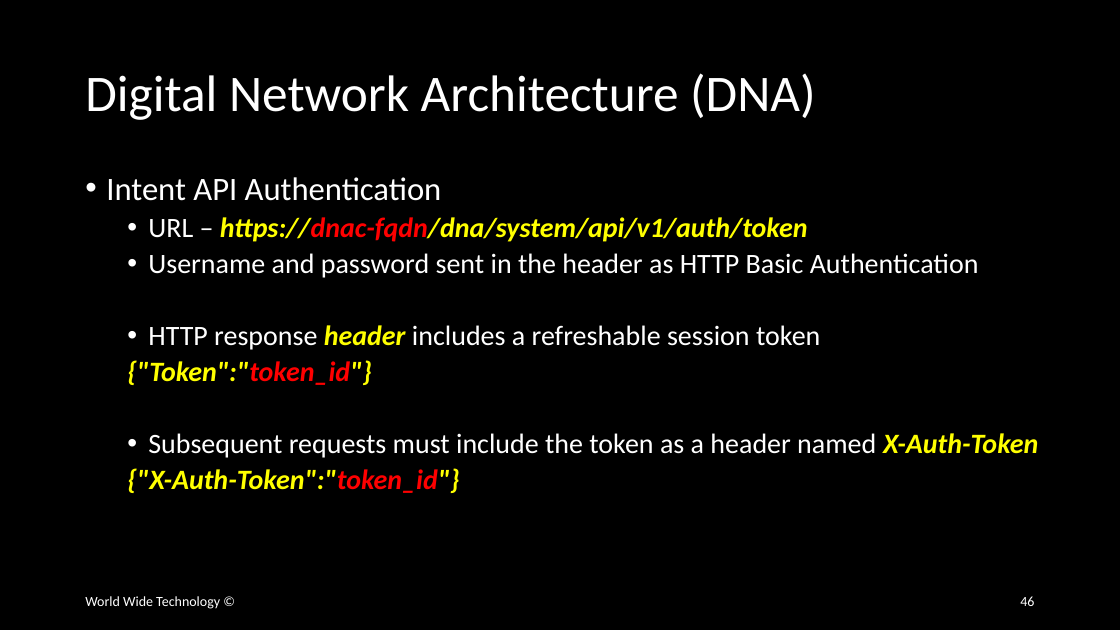
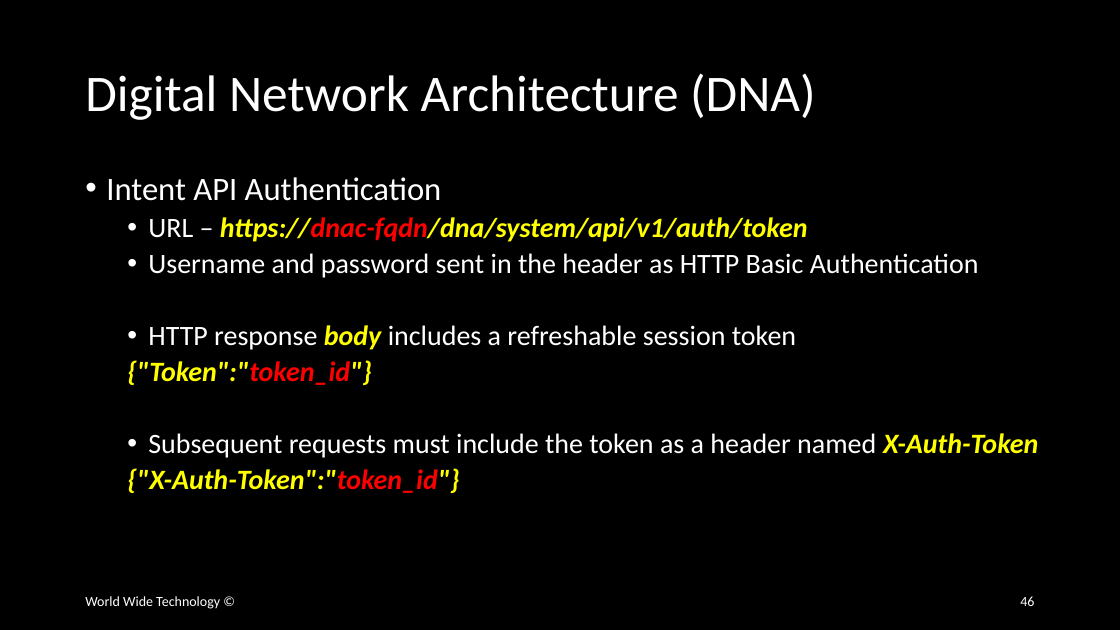
Before and after one commit to wwt/curl-requests-foundations, a slide deck: slide 46 of curl-requests-foundations.pptx. Drawn at 1120x630 pixels with LibreOffice and Linux fonts; fonts in the diff are those of the drawing. Boxes give left, top, right and bottom in pixels: in the first picture for what was removed or moved away, otherwise in the second. Text is boxed around its words. In the diff, an @@ line names an element or a change of style, - is before the commit and + after.

```diff
--- a/curl-requests-foundations.pptx
+++ b/curl-requests-foundations.pptx
@@ text at (148,325,796,350): text changed @@
-  • HTTP response header includes a refreshable session token
+  • HTTP response body includes a refreshable session token
```
Also in this commit, not shown: 1 other slide changed, 12 slides added.
